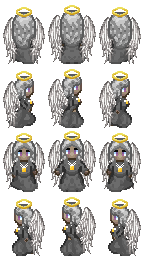
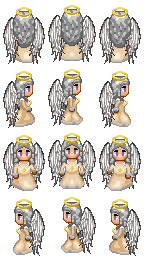
Two versions of the same layered image (w=144, h=256). Layer-by-layer changes:
painted on "halo" over left=16, top=131, right=128, bottom=145
painted on "hair-front" over left=12, top=9, right=132, bottom=50
painted on "wings-front" over left=3, top=15, right=141, bottom=256
painted on "hair-rear" over left=8, top=74, right=136, bottom=240
painted on "eyes" over left=18, top=84, right=126, bottom=220
removed layer "head-dark_ash" over left=14, top=10, right=130, bottom=226
painted on "necklace" over left=16, top=31, right=128, bottom=232
removed layer "dress-dark" over left=8, top=32, right=136, bottom=256
removed layer "body-dark_ash" over left=10, top=30, right=134, bottom=256
added layer "dress_light" above "base_dark" over left=9, top=32, right=135, bottom=255
added layer "base_light" above "wings-rear" over left=12, top=10, right=132, bottom=255
painted on "wings-rear" over left=3, top=140, right=141, bottom=189
